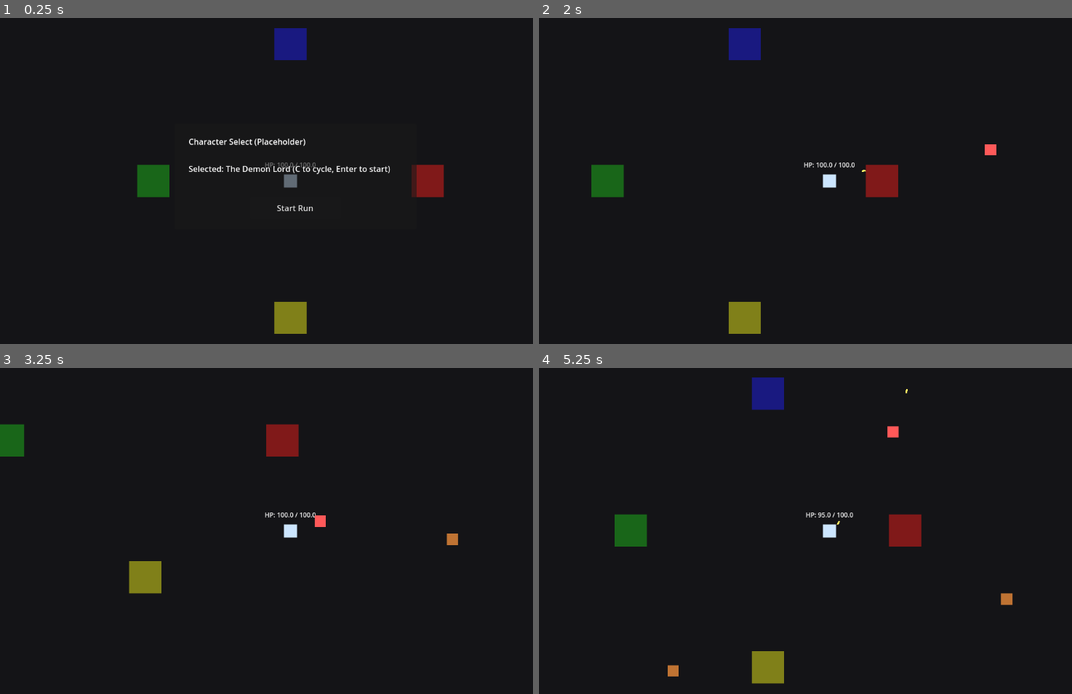
Above: before the commit, frames 1-4 (two rows, left to right).
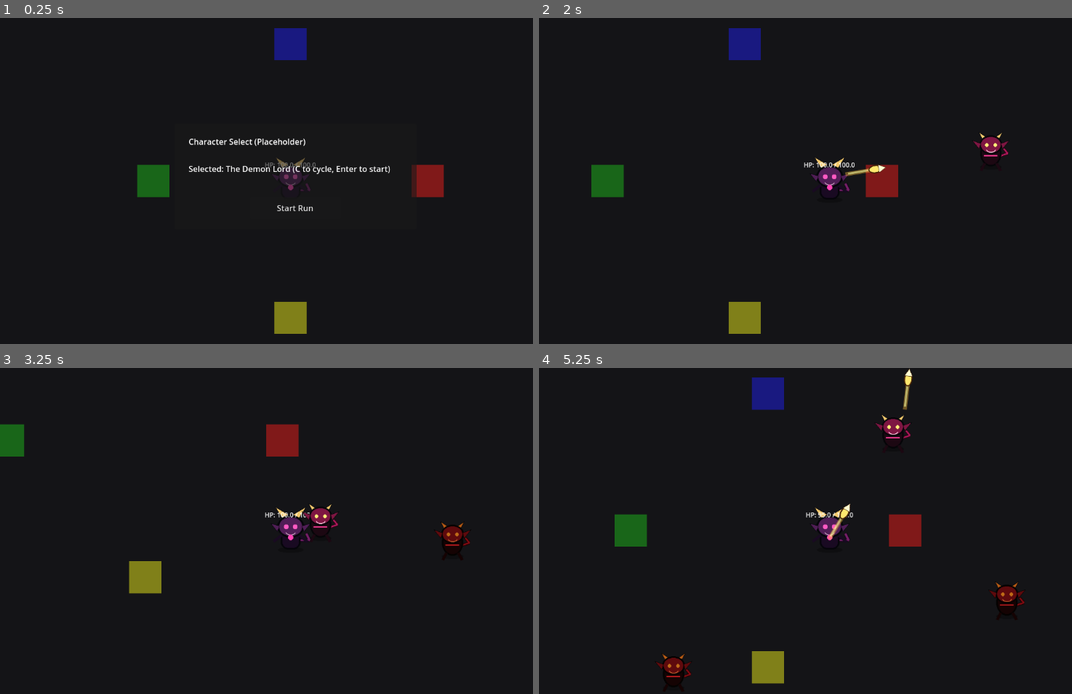
Above: after the commit, the same moments.

Repository: KevinRabbe/bullet-hell-roughe-lite
Game: Godot game, scene res://scenes/game/Main.tscn
Same seed, same stepped clock (60 frames per second), same inputs: the game is played once before the commit and once after it.
Inputs:
- Up to frame 1 (0.25 s): no input
- Up to frame 2 (2 s): click "Start Run" at 0.5 s; tap Enter at 1.25 s; hold D (move_right) from 1.28 s (still down); hold C (cycle_character) from 1.28 s (still down); tap Space at 1.52 s
- Up to frame 3 (3.25 s): release D (move_right) at 2.03 s; release C (cycle_character) at 2.03 s; hold S (move_down) 2.03-2.78 s; tap E (interact) at 2.1 s; tap Space at 2.27 s; hold D (move_right) from 2.78 s (still down); tap B at 2.85 s
- Up to frame 4 (5.25 s): release D (move_right) at 3.53 s; hold W (move_up) 3.53-4.28 s; tap Enter at 3.6 s; tap Space at 3.77, 4.52 s; hold A (move_left) from 4.28 s (still down); tap R at 4.35 s; tap P at 5.1 s

The runs differ from the first frame. In frame 1, 0.3% of the frame differs, in the area x 51-59%, y 42-54%; in frame 2, 0.7%; in frame 3, 0.8%; in frame 4, 1.2%, in the area x 21-92%, y 0-95%.

Commit message:
Issue #29: integrate placeholder sprite pack v1

Diff:
--- a/scenes/enemies/Enemy.tscn
+++ b/scenes/enemies/Enemy.tscn
@@ -1,6 +1,7 @@
-[gd_scene load_steps=3 format=3]
+[gd_scene load_steps=4 format=3]
 
 [ext_resource type="Script" path="res://scripts/enemies/enemy.gd" id="1"]
+[ext_resource type="Texture2D" path="res://assets/sprites/placeholders/imp_runner_idle.png" id="2"]
 
 [sub_resource type="CircleShape2D" id="1"]
 radius = 14.0
@@ -8,12 +9,8 @@
 [node name="Enemy" type="CharacterBody2D"]
 script = ExtResource("1")
 
-[node name="Visual" type="ColorRect" parent="."]
-offset_left = -14.0
-offset_top = -14.0
-offset_right = 14.0
-offset_bottom = 14.0
-color = Color(1, 0.45, 0.45, 1)
+[node name="Visual" type="Sprite2D" parent="."]
+texture = ExtResource("2")
 
 [node name="CollisionShape2D" type="CollisionShape2D" parent="."]
 shape = SubResource("1")
--- a/scenes/player/Player.tscn
+++ b/scenes/player/Player.tscn
@@ -7,6 +7,7 @@
 [ext_resource type="Script" path="res://scripts/player/weapon_loadout.gd" id="5"]
 [ext_resource type="Script" path="res://scripts/weapons/set_bonus_manager.gd" id="6"]
 [ext_resource type="Resource" path="res://data/weapons/heavy_pistol.tres" id="7"]
+[ext_resource type="Texture2D" path="res://assets/sprites/placeholders/player_demon_idle.png" id="8"]
 
 [sub_resource type="CircleShape2D" id="1"]
 radius = 16.0
@@ -14,12 +15,8 @@
 [node name="Player" type="CharacterBody2D"]
 script = ExtResource("1")
 
-[node name="Visual" type="ColorRect" parent="."]
-offset_left = -16.0
-offset_top = -16.0
-offset_right = 16.0
-offset_bottom = 16.0
-color = Color(0.8, 0.9, 1.0, 1.0)
+[node name="Visual" type="Sprite2D" parent="."]
+texture = ExtResource("8")
 
 [node name="CollisionShape2D" type="CollisionShape2D" parent="."]
 shape = SubResource("1")
--- a/scenes/portals/Portal.tscn
+++ b/scenes/portals/Portal.tscn
@@ -1,6 +1,7 @@
-[gd_scene load_steps=3 format=3]
+[gd_scene load_steps=4 format=3]
 
 [ext_resource type="Script" path="res://scripts/portal/portal.gd" id="1"]
+[ext_resource type="Texture2D" path="res://assets/sprites/placeholders/portal_idle.png" id="2"]
 
 [sub_resource type="CircleShape2D" id="1"]
 radius = 28.0
@@ -8,12 +9,8 @@
 [node name="Portal" type="Area2D"]
 script = ExtResource("1")
 
-[node name="Visual" type="ColorRect" parent="."]
-offset_left = -24.0
-offset_top = -24.0
-offset_right = 24.0
-offset_bottom = 24.0
-color = Color(0.55, 0.2, 0.9, 1)
+[node name="Visual" type="Sprite2D" parent="."]
+texture = ExtResource("2")
 
 [node name="CollisionShape2D" type="CollisionShape2D" parent="."]
 shape = SubResource("1")
--- a/scenes/weapons/Projectile.tscn
+++ b/scenes/weapons/Projectile.tscn
@@ -1,6 +1,7 @@
-[gd_scene load_steps=3 format=3]
+[gd_scene load_steps=4 format=3]
 
 [ext_resource type="Script" path="res://scripts/combat/projectile.gd" id="1"]
+[ext_resource type="Texture2D" path="res://assets/sprites/placeholders/bullet_heavy_pistol.png" id="2"]
 
 [sub_resource type="CircleShape2D" id="1"]
 radius = 5.0
@@ -10,12 +11,8 @@
 collision_layer = 4
 collision_mask = 1
 
-[node name="Visual" type="ColorRect" parent="."]
-offset_left = -5.0
-offset_top = -2.0
-offset_right = 5.0
-offset_bottom = 2.0
-color = Color(1, 0.95, 0.4, 1)
+[node name="Visual" type="Sprite2D" parent="."]
+texture = ExtResource("2")
 
 [node name="CollisionShape2D" type="CollisionShape2D" parent="."]
 shape = SubResource("1")
--- a/scripts/enemies/enemy.gd
+++ b/scripts/enemies/enemy.gd
@@ -18,7 +18,7 @@
 var current_hp: float
 var damage_cooldown_left: float = 0.0
 var ranged_cooldown_left: float = 0.0
-@onready var visual: ColorRect = get_node_or_null("Visual")
+@onready var visual: CanvasItem = get_node_or_null("Visual")
 
 func _ready() -> void:
 	_apply_variant_stats()
@@ -107,14 +107,14 @@
 			contact_damage = 5.0
 			damage_interval_seconds = 0.65
 			if visual != null:
-				visual.color = Color(1.0, 0.35, 0.35, 1.0)
+				visual.modulate = Color(1.0, 1.0, 1.0, 1.0)
 		"husk_brute":
 			move_speed = 95.0
 			max_hp = 40.0
 			contact_damage = 10.0
 			damage_interval_seconds = 1.0
 			if visual != null:
-				visual.color = Color(0.75, 0.45, 0.2, 1.0)
+				visual.modulate = Color(0.75, 0.45, 0.2, 1.0)
 		"spit_fiend":
 			move_speed = 120.0
 			max_hp = 24.0
@@ -124,4 +124,4 @@
 			ranged_interval_seconds = 1.1
 			ranged_attack_range = 230.0
 			if visual != null:
-				visual.color = Color(0.6, 0.9, 0.35, 1.0)
+				visual.modulate = Color(0.6, 0.9, 0.35, 1.0)
Binary file added: assets/sprites/placeholders/bullet_heavy_pistol.png
Binary file added: assets/sprites/placeholders/imp_runner_idle.png
Binary file added: assets/sprites/placeholders/player_demon_idle.png
Binary file added: assets/sprites/placeholders/portal_idle.png
Binary file added: assets/sprites/placeholders/projectile_hellfire.png
Binary file added: assets/sprites/placeholders/projectile_sand_swirl.png
Not shown: 1 places in scenes/player/Player.tscn that only renumber resources
